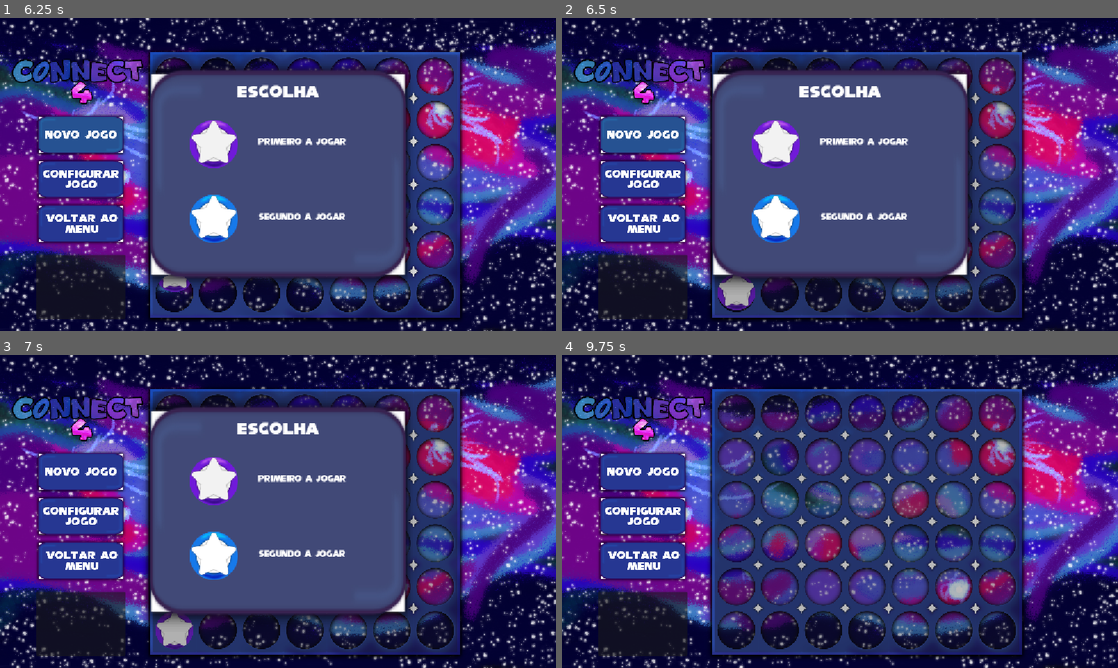
Above: before the commit, frames 1-4 (two rows, left to right).
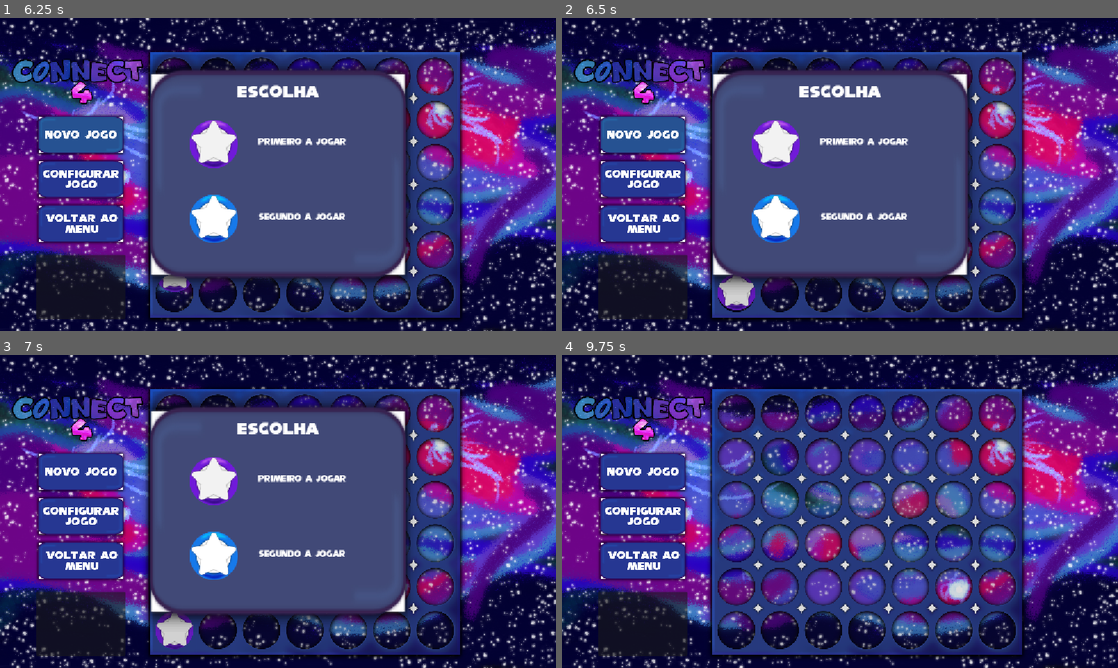
Above: after the commit, the same moments.

Repository: Guilherme-C-Ferrari/Connect-4
Game: Godot game, scene res://Cenas/menu_inicial.tscn
Same seed, same stepped clock (60 frames per second), same inputs: the game is played once before the commit and once after it.
Inputs (mouse positions are in pixels of both pictures, inside the frame that each line leads up to):
- Up to frame 1 (6.25 s): click "Jogar" at 0.5 s; click "Configurar Jogo" at 1.25 s; click "Voltar Ao Menu" at 2 s; click "Jogar" at 2.75 s; click "Novo Jogo" at 3.5 s; click (211, 143) at 4.25 s; click (172, 183) at 5 s; click "Novo Jogo" at 5.75 s
- Up to frame 2 (6.5 s): no input
- Up to frame 3 (7 s): click (216, 520) at 6.52 s
- Up to frame 4 (9.75 s): click (823, 520) at 7.27 s; click (867, 520) at 8.02 s; click (912, 520) at 8.77 s; click (773, 555) at 9.5 s

Frame 1 is identical in both runs. In frame 2, 1.9% of the frame differs, in the area x 28-82%, y 14-94%; in frame 3, 1.9%; in frame 4, 9.9%, in the area x 27-82%, y 11-93%.

Commit message:
Modos de Jogo configurados

Diff:
--- a/Cenas/Connect-4.tscn
+++ b/Cenas/Connect-4.tscn
@@ -34,7 +34,8 @@
 
 [node name="MenuTabuleiro" parent="UI" unique_id=1558306628 instance=ExtResource("5_d3v8c")]
 
-[connection signal="jogada_liberada" from="GameContainer/TabuleiroFisico" to="." method="habilitar_botoes"]
+[connection signal="jogada_finalizada" from="GameContainer/TabuleiroFisico" to="." method="iniciar_jogada_IA"]
+[connection signal="tabuleiro_liberado" from="GameContainer/TabuleiroFisico" to="." method="habilitar_botoes"]
 [connection signal="iniciar_novo_jogo" from="UI/MenuTabuleiro" to="." method="reset_game"]
 [connection signal="menu_botao_comeco_pressionado" from="UI/MenuTabuleiro" to="." method="_on_button_comeco_pressed"]
 [connection signal="menu_botao_dificuldade_pressionado" from="UI/MenuTabuleiro" to="." method="_on_button_dificuldade_pressed"]
--- a/Scripts/Connect_4.gd
+++ b/Scripts/Connect_4.gd
@@ -16,9 +16,11 @@
 var thread: Thread
 var jogo := Tabuleiro.new()
 var ia := Minimax.new()
+
 var modo_de_jogo : int = 1 # 1 = P x P, 2 = P X IA, 3 = IA X IA
 var dificuldade_ia : int = 1 # 1 = fácil, 2 = médio, 3 = difícil
 var comecoIA : int = 1 # 1 = player começa, 2 = IA começa
+var vezIA : bool = false
 
 func _ready() -> void:
 	ResourceLoader.load_threaded_request(MENU_INICIAL)
@@ -33,14 +35,16 @@
 	if jogar(coluna):
 		criar_ficha_fisica(coluna, jogador)
 		avaliar_final(jogador)
-	else:
-		habilitar_botoes()
+	if modo_de_jogo == 1:
+		alternar_vez_IA()
 
 func _on_coluna_pressionada_ia(coluna: int) -> void:
 	var jogador = jogo.jogador_atual()
 	if jogar(coluna):
 		criar_ficha_fisica(coluna, jogador)
 		avaliar_final(jogador)
+	if modo_de_jogo == 1:
+		alternar_vez_IA()
 
 func criar_ficha_fisica(coluna_index: int, jogador: String) -> void:
 	var nova_ficha = ficha.instantiate()
@@ -55,10 +59,13 @@
 	container_fichas.add_child(nova_ficha)
 
 func jogar(movimento: int) -> bool:
-	if jogo.jogada(movimento):
+	if jogo.fazer_jogada(movimento):
 		return true
 	else:
 		return false
+
+func alternar_vez_IA() -> void:
+	self.vezIA = not vezIA
 
 func calcular_jogada_maquina() -> void:
 	ia.finalizar_ia = false
@@ -109,7 +116,22 @@
 	jogo = Tabuleiro.new()
 	get_tree().call_group("Fichas", "queue_free")
 	get_tree().call_group("Colunas", "reset")
-	habilitar_botoes()
+	iniciar_novo_jogo()
+
+func iniciar_novo_jogo() -> void:
+	if modo_de_jogo == 3 or (modo_de_jogo == 1 and comecoIA == 2):
+		vezIA = true
+		iniciar_jogada_IA()
+	else:
+		habilitar_botoes()
+
+func iniciar_jogada_IA() -> void:
+	if vezIA:
+		desabilitar_botoes()
+		if thread and thread.is_alive():
+			thread.wait_to_finish()
+		thread = Thread.new()
+		thread.start(calcular_jogada_maquina.bind())
 
 func _on_button_pressed(botao: TextureButton) -> void:
 	match botao.name:
@@ -122,13 +144,11 @@
 			label_principal.text = ""
 			painel_modo.visible = true;
 		"VoltarAoMenu":
-			reset_game()
+			if thread and thread.is_alive():
+				ia.finalizar_ia = true
+				thread.wait_to_finish()
 			var cena_carregada = ResourceLoader.load_threaded_get(MENU_INICIAL)
 			get_tree().change_scene_to_packed(cena_carregada)
-		"BotaoJogadaIA":
-			desabilitar_botoes()
-			thread = Thread.new()
-			thread.start(calcular_jogada_maquina.bind())
 
 func _on_button_modo_pressed(botao: TextureButton) -> void:
 	match botao.name:
--- a/Scripts/TabuleiroFisico.gd
+++ b/Scripts/TabuleiroFisico.gd
@@ -1,9 +1,11 @@
 extends Node2D
-signal jogada_liberada
+signal tabuleiro_liberado
+signal jogada_finalizada
 
 func _ready() -> void:
 	for coluna in $Slots.get_children():
 		coluna.ficha_alocada.connect(_on_ficha_parou)
 
 func _on_ficha_parou() -> void:
-	emit_signal("jogada_liberada")
+	emit_signal("tabuleiro_liberado")
+	emit_signal("jogada_finalizada")
--- a/Scripts/TabuleiroLogico.gd
+++ b/Scripts/TabuleiroLogico.gd
@@ -109,7 +109,7 @@
 	else:
 		return false
 
-func jogada(coluna: int) -> bool:
+func fazer_jogada(coluna: int) -> bool:
 	if valida_jogada(coluna):
 		for linha in range((LINHAS - 1), -1, -1):
 			if tabuleiro[linha][coluna] == SEM_JOGADA:
